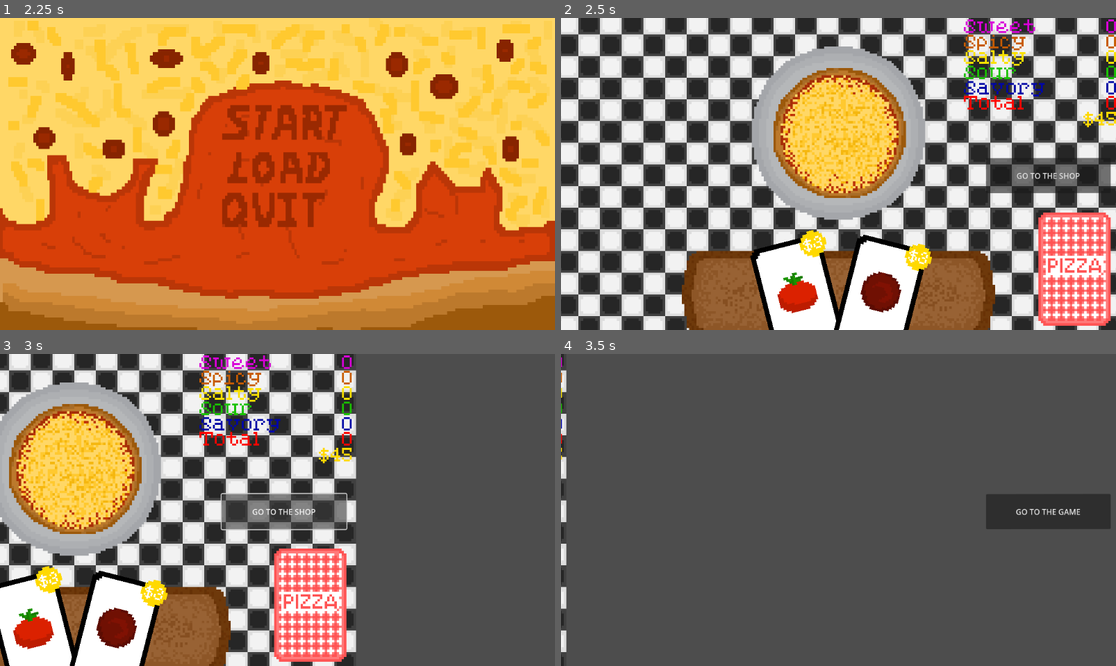
Above: before the commit, frames 1-4 (two rows, left to right).
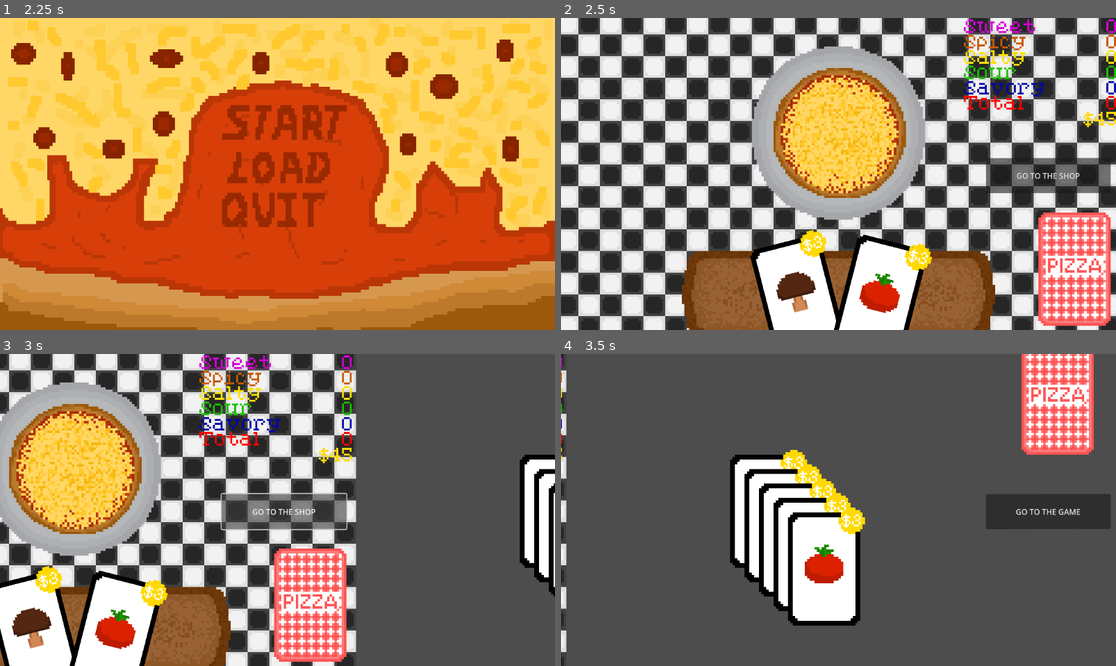
Above: after the commit, the same moments.

Repository: bstrong5923/Pizzatro
Game: Godot game, scene res://Scenes/title_screen.tscn
The game is run twice, just before and just after one commit, with the same random seed, the same clock (stepped at 60 frames per second) and the same inputs.
Inputs (mouse positions are in pixels of both pictures, inside the frame that each line leads up to):
- Up to frame 1 (2.25 s): tap Enter at 0.5, 2 s; move the mouse to (399, 158) at 0.52 s; click (399, 158) at 0.67 s; tap Space at 1.25 s; move the mouse to (166, 189) at 1.27 s; click (166, 189) at 1.42 s; move the mouse to (333, 105) at 2.02 s; click (333, 105) at 2.17 s
- Up to frame 2 (2.5 s): no input
- Up to frame 3 (3 s): click "GO TO THE SHOP" at 2.75 s
- Up to frame 4 (3.5 s): no input

Frame 1 is identical in both runs. In frame 2, 1.5% of the frame differs, in the area x 38-62%, y 81-95%; in frame 3, 4.0%; in frame 4, 15%, in the area x 30-96%, y 0-88%.

Commit message:
Hey. This is the shop.

Diff:
--- a/Scenes/Camera.gd
+++ b/Scenes/Camera.gd
@@ -2,15 +2,26 @@
 
 
 
+var camera_locked = false
 
 #go to shop
 func _on_go_to_shop_button_pressed() -> void:
+	lock_camera()
 	var target_x := 230.0
 	var tween := get_tree().create_tween()
 	tween.tween_property(self, "position:x", target_x, .5)
+	tween.finished.connect(self.unlock_camera)
 
 #go to game
 func _on_go_to_game_button_pressed() -> void:
+	lock_camera()
 	var target_x := 0.0
 	var tween := get_tree().create_tween()
 	tween.tween_property(self, "position:x", target_x, .5)
+	tween.finished.connect(self.unlock_camera)
+
+func lock_camera():
+	camera_locked = true
+
+func unlock_camera():
+	camera_locked = false
--- a/Scenes/Game.tscn
+++ b/Scenes/Game.tscn
@@ -8,8 +8,7 @@
 [ext_resource type="PackedScene" uid="uid://cu3awgnfcjhbe" path="res://Scenes/deck.tscn" id="5_7lihs"]
 [ext_resource type="Script" uid="uid://c83sk57qf2yam" path="res://Scenes/card_timer.gd" id="5_b2bpf"]
 [ext_resource type="PackedScene" uid="uid://cq38bliobtet3" path="res://Scenes/money_and_points.tscn" id="7_fgofq"]
-[ext_resource type="Texture2D" uid="uid://cr1oj7cts6m8v" path="res://Assets/Sprites/card_upsidedown.png" id="9_71axn"]
-[ext_resource type="Script" uid="uid://wo4sx4ej14wu" path="res://Scenes/shop.gd" id="10_dahhg"]
+[ext_resource type="PackedScene" uid="uid://uch3ulmhe4wi" path="res://shop_deck.tscn" id="10_71axn"]
 [ext_resource type="Texture2D" uid="uid://d003u8kankh4l" path="res://Assets/kitchen_background.png" id="11_dahhg"]
 
 [sub_resource type="RectangleShape2D" id="RectangleShape2D_7lihs"]
@@ -73,16 +72,14 @@
 position = Vector2(115.600006, -64.799995)
 scale = Vector2(0.2, 0.2)
 
-[node name="shop_deck" type="Sprite2D" parent="."]
-position = Vector2(425.8, -45.2)
-texture = ExtResource("9_71axn")
-script = ExtResource("10_dahhg")
-
 [node name="KitchenBackground" type="Sprite2D" parent="."]
 z_index = -20
 texture = ExtResource("11_dahhg")
 metadata/_edit_lock_ = true
 
+[node name="shop_deck" parent="." instance=ExtResource("10_71axn")]
+position = Vector2(321.19998, -47.4)
+
 [connection signal="pressed" from="Camera2D/go_to_shop_button" to="Camera2D" method="_on_go_to_shop_button_pressed"]
 [connection signal="pressed" from="Camera2D/go_to_game_button" to="Camera2D" method="_on_go_to_game_button_pressed"]
 [connection signal="input_event" from="deck/Area2D" to="deck" method="_on_area_2d_input_event"]
--- a/Scenes/deck.gd
+++ b/Scenes/deck.gd
@@ -11,7 +11,7 @@
 func fill_initial_deck(): # ONLY CALLED ONCE at beginning of a run (to fill the default deck)
 	deck = []
 	for ingredient in range(0,6):
-		for x in range(0,4):
+		for x in range(0,1):
 			deck.push_back(ingredient)
 
 func fill_deck_remaining(): # called at beginning of each round
@@ -71,10 +71,19 @@
 func remove_card(index):
 	discard_pile.push_back(hand.pop_at(index))
 	#click on the deck
+
+
 func _on_area_2d_input_event(viewport: Node, event: InputEvent, shape_idx: int) -> void:
 	if event is InputEventMouseButton and event.button_index == MOUSE_BUTTON_LEFT and event.pressed:
-
 		Deck.draw_card()
 		Deck.fix_hand()
-		if Deck.deck_remaining.size() <= 0:
+		if Deck.deck_remaining.size() == 0:
 			visible = false
+
+
+func make_visible():
+	return true
+
+func add_card(i):
+	print("yo")
+	deck_remaining.push_back(i)
--- a/Scenes/game.gd
+++ b/Scenes/game.gd
@@ -5,6 +5,7 @@
 func _ready() -> void:
 	level = 0
 	Deck.fill_initial_deck()
+	Shop.fill_initial_deck()
 	new_round()
 
 func new_round():
@@ -13,3 +14,6 @@
 	Deck.fix_hand()
 	Deck.draw_hand()
 	$Labels/Balance.set_balance(45)
+	Shop.fill_deck_remaining()
+	Shop.fix_hand()
+	Shop.draw_hand()
--- a/Scenes/shop.gd
+++ b/Scenes/shop.gd
@@ -1,68 +1,62 @@
 extends Node2D
 
-var card = preload("res://Scenes/card.tscn")
+var card = preload("res://Scenes/shop_card.tscn")
 
-var deck = []
-var deck_remaining = []
-var hand = []
-var discard_pile = [] #not usin this rn
 var card_highlighted = 0
+var shop_deck = []
+var shop_deck_remaining = []
+var shop_hand = []
+func fill_initial_deck(): # ONLY CALLED ONCE at beginning of a run (to fill the default deck)
+	shop_deck = []
+	for ingredient in range(0,6):
+		for x in range(0,4):
+			shop_deck.push_back(ingredient)
 
-func go():
-	z_index = -999
-	fill_initial_deck()
-	for x in range(0, 2):
-		add_card()
+func fill_deck_remaining(): # called at beginning of each round
+	shop_deck_remaining = []
+	for x in range(0, shop_deck.size()):
+		shop_deck_remaining.push_back(shop_deck[x])
+
+func draw_hand():
+	for x in range(0,5):
+		draw_card()
 	fix_hand()
 
-func fill_initial_deck():
-	deck = []
-	for ingredient in range(0,6):
-		for x in range(0,2):
-			deck.push_back(ingredient)
-	deck_remaining = []
-	for x in range(0, deck.size()):
-		deck_remaining.push_back(deck[x])
+func draw_card():
+	if shop_deck_remaining.size() > 0:
+		var instance = card.instantiate()
+		instance.set_ingredient(pick_card())
+		instance.position = Vector2(0, 39)
+		instance.change_scale(1)
+		add_child(instance)
+		shop_hand.push_back(instance)
+		fix_hand()
 
-func add_card():
-	var instance = card.instantiate()
-	instance.set_ingredient(pick_card())
-	instance.position = Vector2(0, 39)
-	instance.change_scale(1)
-	add_child(instance)
-	hand.push_back(instance)
+func pick_card():
+	var card_drawn = shop_deck_remaining[randi_range(0, shop_deck_remaining.size() - 1)]
+	shop_deck_remaining.erase(card_drawn)
+	return card_drawn
+
 #adds specfic card with region value i
-func add_spec_card(i):
+func draw_spec_card(i):
 	var instance = card.instantiate()
 	instance.set_ingredient(i)
 	instance.position = Vector2(0, 39)
 	instance.change_scale(1)
 	add_child(instance)
-	hand.push_back(instance)
+	shop_hand.push_back(instance)
+	fix_hand()
 
-func pick_card():
-	var card_drawn = deck_remaining[randi_range(0, deck_remaining.size() - 1)]
-	deck_remaining.erase(card_drawn)
-	return card_drawn
 
 #fan out code
+#where fix hand used to be
 func fix_hand():
-	var h = hand.size()
-	var max_rotate = 0.5 - 0.5 / h
 
-	for x in range(0, h):
+	var h = shop_hand.size()
+	print(h)
+	for i in range(0, h):
 		@warning_ignore("integer_division")
-		if (h-1) % 2 == 0 :
-			hand[x].position.x = 6 * ((30 * clamp(1.0 - (h -1) * .05 , .3 ,1.0)) * (h / (-2.0) + 0.5 * ((h + 1) % 2) + x) + (15 - clamp(x, 0, 15)))
-			hand[x].z_index = x
-		else:
-			hand[x].position.x = 6 * ((30 * clamp(1.0 - (h -1) * .05 , .3 ,1.0)) * (h / (-2.0) + 0.5 * ((h + 1) % 2) + x))
-			hand[x].z_index = x
-		if x!= 0 and x!= h-1:
-			hand[x].position.y = 6 * (37 + (2 * abs(x + 0.5 - h / 2.0)))
-		else:
-			hand[x].position.y = (6 * (37 + (2 * abs(x + 0.5 - h / 2.0)))) + 25
-		hand[x].rotation = 2 * max_rotate * (x + 0.5 - h / 2.0) / (h - 1) if h != 1 else 0
-
-func remove_card(index):
-	discard_pile.push_back(hand.pop_at(index))
+		shop_hand[i].position.x =  1000+ (30 * i)
+		shop_hand[i].position.y =  (30 * i)
+		print(shop_hand[i].position.x)
+		print(shop_hand[i].position.y)
--- /dev/null
+++ b/Scenes/shop_card.gd
@@ -0,0 +1,68 @@
+extends Node2D
+
+var ingredient = 0
+var price = 0
+
+var play_timer = preload("res://Scenes/card_timer.gd")
+@onready
+var scor = get_node("/root/Game/Labels/Score")
+func _ready() -> void:
+	get_viewport().set_physics_object_picking_sort(true)
+	get_viewport().set_physics_object_picking_first_only(true)
+
+func _on_area_2d_input_event(viewport: Node, event: InputEvent, shape_idx: int) -> void: # on click
+	if event is InputEventMouseButton and event.button_index == MOUSE_BUTTON_LEFT and event.pressed and play_timer.can_play_a_card and get_node("/root/Game/Labels/Balance").get_balance() >= price:
+		play_timer.cooldown() # wait for animation to finish before you can click another
+		discard_self() # discard this one
+		### call to card function to subtract money
+		if Deck.deck_remaining.size() > 0:
+			print("hof")
+			Deck.make_visible()
+
+func set_ingredient(i):
+	ingredient = i
+	# get the price from the JSON
+	var file_path = "res://Assets/ingredient_prices.json"
+	var file = FileAccess.open(file_path, FileAccess.READ)
+	if file:
+		var json_string = file.get_as_text()
+		var parsed_json = JSON.parse_string(json_string)
+		file.close()
+		if parsed_json != null:
+			price = int(parsed_json[ingredient])
+
+	# get the right logo
+	var logo = $ingredient_logo
+	logo.set_ingredient(i)
+	# get the price
+	var pricetag = $price_circle
+	pricetag.set_price(3)
+	pricetag.set_price(price)
+
+func get_ingredient():
+	return ingredient
+
+func discard_self():
+	Shop.shop_hand.erase(self)
+	# Now fix the layout WITHOUT this card in the list
+	Shop.fix_hand()
+
+	# Now it is safe to free this node
+	queue_free()
+
+	# Add ingredient to deck AFTER it is freed
+	Deck.add_card(ingredient)
+
+
+
+func _on_area_2d_mouse_entered() -> void:
+	change_scale(1.05)
+
+func _on_area_2d_mouse_exited() -> void:
+		change_scale(1)
+
+func change_scale(n):
+	$price_circle.set_size(n)
+	$ingredient_logo.scale = Vector2(5 * n, 5 * n)
+	$blank.scale = Vector2(5 * n, 5 * n)
+	$Area2D.scale = Vector2(5 * n, 5 * n)
--- /dev/null
+++ b/Scenes/shop_card.tscn
@@ -0,0 +1,39 @@
+[gd_scene load_steps=8 format=3 uid="uid://b4dtkh2ffgerw"]
+
+[ext_resource type="Script" uid="uid://cndjhw50haeyr" path="res://Scenes/shop_card.gd" id="1_yligq"]
+[ext_resource type="Texture2D" uid="uid://dngfv605pv37u" path="res://Assets/Sprites/card_comps/card.png" id="2_kuaw8"]
+[ext_resource type="Texture2D" uid="uid://ccp3n4a2qtcg6" path="res://Assets/Sprites/card_comps/ingredient_logos.png" id="3_tnjfn"]
+[ext_resource type="Script" path="res://Scenes/ingredient_logo.gd" id="4_flrh1"]
+[ext_resource type="Script" uid="uid://knje4y7a1nan" path="res://Scenes/price_circle.gd" id="5_gj2ms"]
+[ext_resource type="Texture2D" uid="uid://dbcy75wineott" path="res://Assets/Sprites/card_comps/price_circle.png" id="6_5b513"]
+
+[sub_resource type="RectangleShape2D" id="RectangleShape2D_qxyw4"]
+
+[node name="shop_card" type="Node2D"]
+script = ExtResource("1_yligq")
+
+[node name="Area2D" type="Area2D" parent="."]
+
+[node name="CollisionShape2D" type="CollisionShape2D" parent="Area2D"]
+shape = SubResource("RectangleShape2D_qxyw4")
+
+[node name="blank" type="Sprite2D" parent="."]
+texture = ExtResource("2_kuaw8")
+
+[node name="ingredient_logo" type="Sprite2D" parent="."]
+position = Vector2(0, -8)
+texture = ExtResource("3_tnjfn")
+region_enabled = true
+region_rect = Rect2(16, 0, 16, 16)
+script = ExtResource("4_flrh1")
+
+[node name="price_circle" type="Node2D" parent="."]
+position = Vector2(11, -20)
+script = ExtResource("5_gj2ms")
+
+[node name="circle" type="Sprite2D" parent="price_circle"]
+texture = ExtResource("6_5b513")
+
+[connection signal="input_event" from="Area2D" to="." method="_on_area_2d_input_event"]
+[connection signal="mouse_entered" from="Area2D" to="." method="_on_area_2d_mouse_entered"]
+[connection signal="mouse_exited" from="Area2D" to="." method="_on_area_2d_mouse_exited"]
--- a/main.gd
+++ b/main.gd
@@ -2,5 +2,4 @@
 @onready var game = preload("res://Scenes/Game.tscn")
 
 func _ready() -> void:
-	print("yo")
 	var game_scene = game.instantiate()
--- a/project.godot
+++ b/project.godot
@@ -19,6 +19,7 @@
 
 Deck="*res://Scenes/deck.gd"
 Score="*res://Scenes/score.gd"
+Shop="*res://Scenes/shop.gd"
 
 [rendering]
 
--- /dev/null
+++ b/shop_deck.tscn
@@ -0,0 +1,8 @@
+[gd_scene load_steps=3 format=3 uid="uid://uch3ulmhe4wi"]
+
+[ext_resource type="Texture2D" uid="uid://cr1oj7cts6m8v" path="res://Assets/Sprites/card_upsidedown.png" id="1_aogfl"]
+[ext_resource type="Script" uid="uid://wo4sx4ej14wu" path="res://Scenes/shop.gd" id="2_ogjq8"]
+
+[node name="shop_deck" type="Sprite2D"]
+texture = ExtResource("1_aogfl")
+script = ExtResource("2_ogjq8")
Not shown: 1 places in Scenes/Game.tscn that only renumber resources
Not shown, added: Scenes/shop_card.gd.uid
